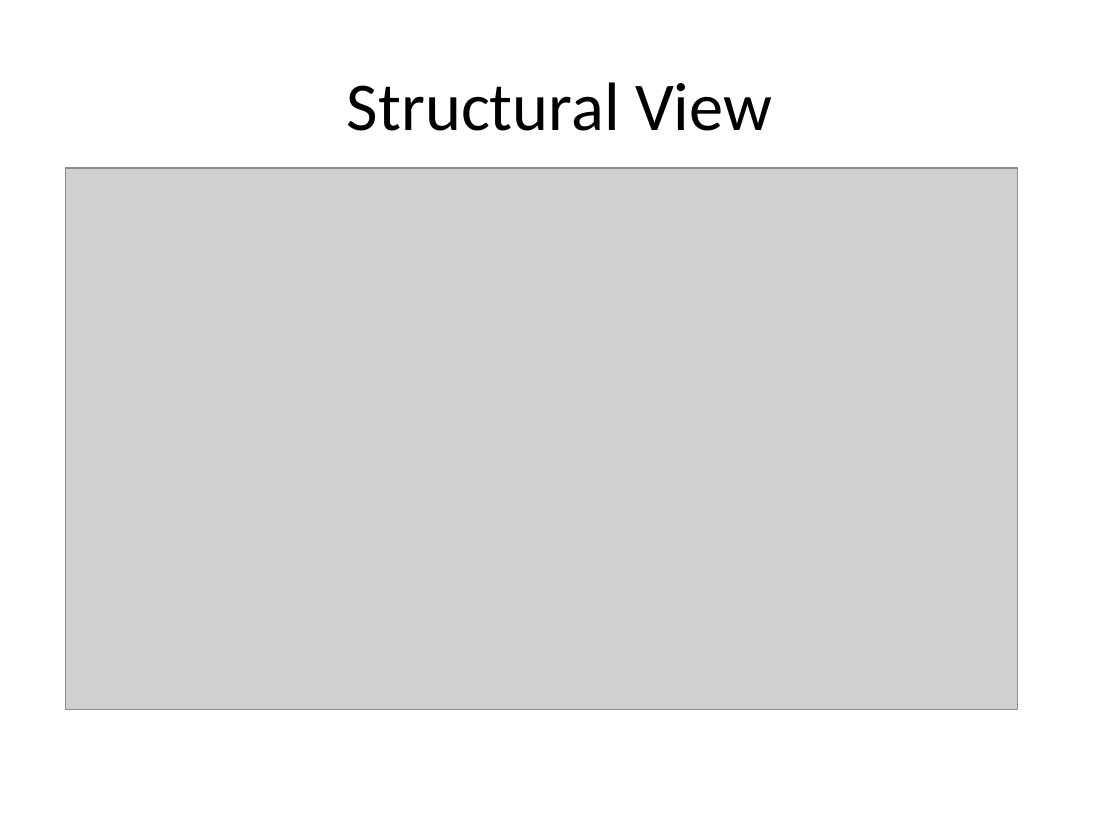
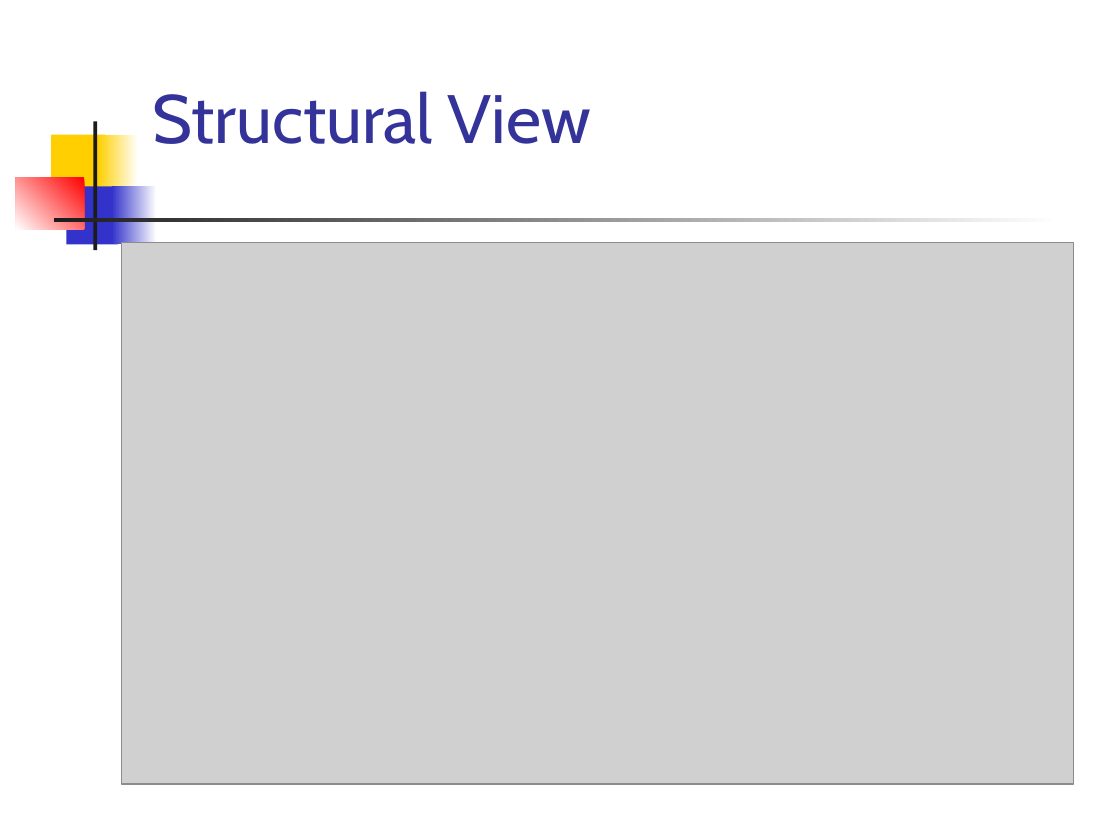
Before and after one commit to satpreetsingh/182mainproject, a slide deck: slide 5 of Documentation/04_10_Presentation.ppt. Drawn at 1120x840 pixels with LibreOffice and Linux fonts; fonts in the diff are those of the drawing; grey boxes stand for pictures. Boxes give left, top, right and bottom in pixels: in the first picture for what was removed or moved away, otherwise in the second. Text is boxed around its words. In the diff, an @@ line names an element or a change of style, - is before the commit and + after.

```diff
--- a/Documentation/04_10_Presentation.ppt
+++ b/Documentation/04_10_Presentation.ppt
@@ title "Structural View": place and size @@
-title "Structural View" at (347,82,772,131)
+title "Structural View" at (152,91,591,144)
@@ title "Structural View" at (152,91,591,144): font Calibri to Cabin, text colour #000000 to #333399; alignment centre to left @@
@@ rectangle added at (52,134,105,193), fill #FFCF01 @@
@@ rectangle added at (93,121,96,250), fill #1C1C1C @@
@@ rectangle added at (99,134,139,193), fill gradient #FFFFFF to #FFCF01 @@
@@ rectangle added at (16,177,84,228), fill gradient #FF0000 to #FFFFFF @@
@@ rectangle added at (66,186,118,244), fill #3333CC @@
@@ rectangle added at (112,186,157,244), fill gradient #FFFFFF to #3333CC @@
@@ rectangle added at (54,218,1062,222), fill gradient #FFFFFF to #1C1C1C @@
@@ picture: place and size @@
-picture at (65,168,1017,709)
+picture at (121,243,1073,784)
```
Also in this commit, not shown: 6 other slides changed, 11 slides added, 5 slides removed, 1 other file.
